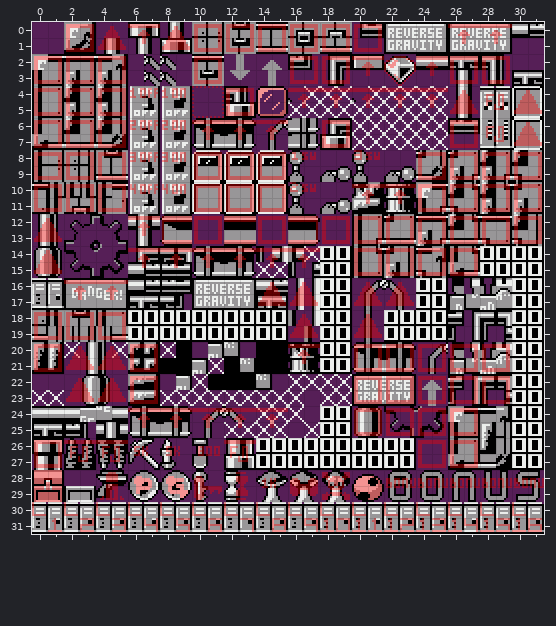
Two versions of a level (Tiled map, gfx/metatiles.tmx). This is how it looked before the edit.
Cells are 8x8 px. Shown: x 0..31, y 0..31.
New version:
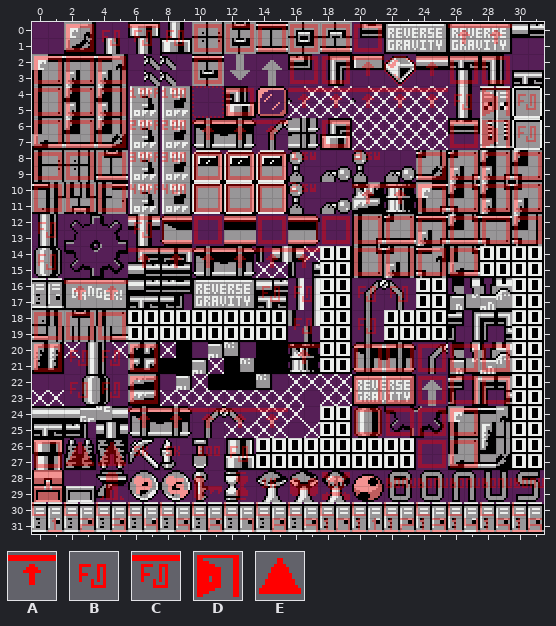
Key: from "behaviours": A 2, B 3, C 4, D 7, E 22.
_ is an empty cell.
The exact change:
Layer "Behavior":
y 1: x 4 E -> B; x 6 A -> C; x 8 E -> B
y 5: x 26 E -> B; x 28 B -> D; x 30 E -> B
y 7: x 28 B -> D; x 30 E -> B
y 13: x 0 E -> B; x 6 A -> C
y 15: x 0 E -> B
y 17: x 14 E -> B; x 16 E -> B; x 20 E -> B; x 22 E -> B
y 19: x 16 E -> B; x 20 E -> B
y 21: x 2 E -> B; x 4 E -> B
y 23: x 2 E -> B; x 4 E -> B
y 27: x 2 C -> E; x 4 C -> E; x 12 C -> B
